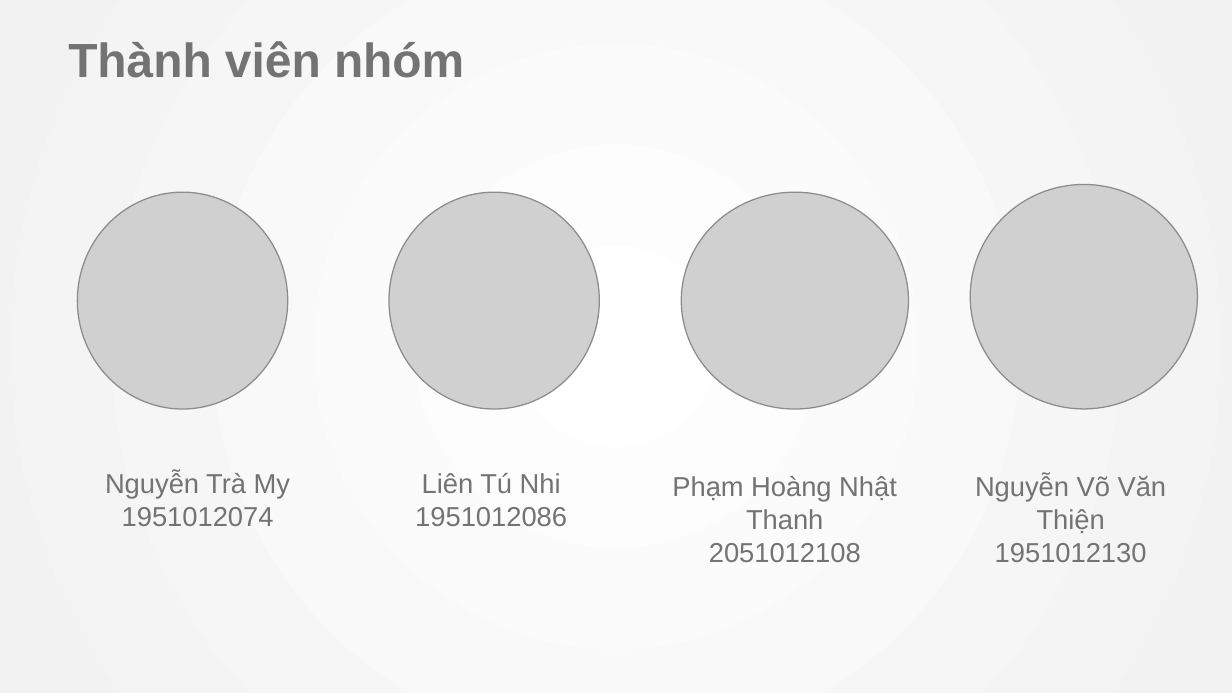
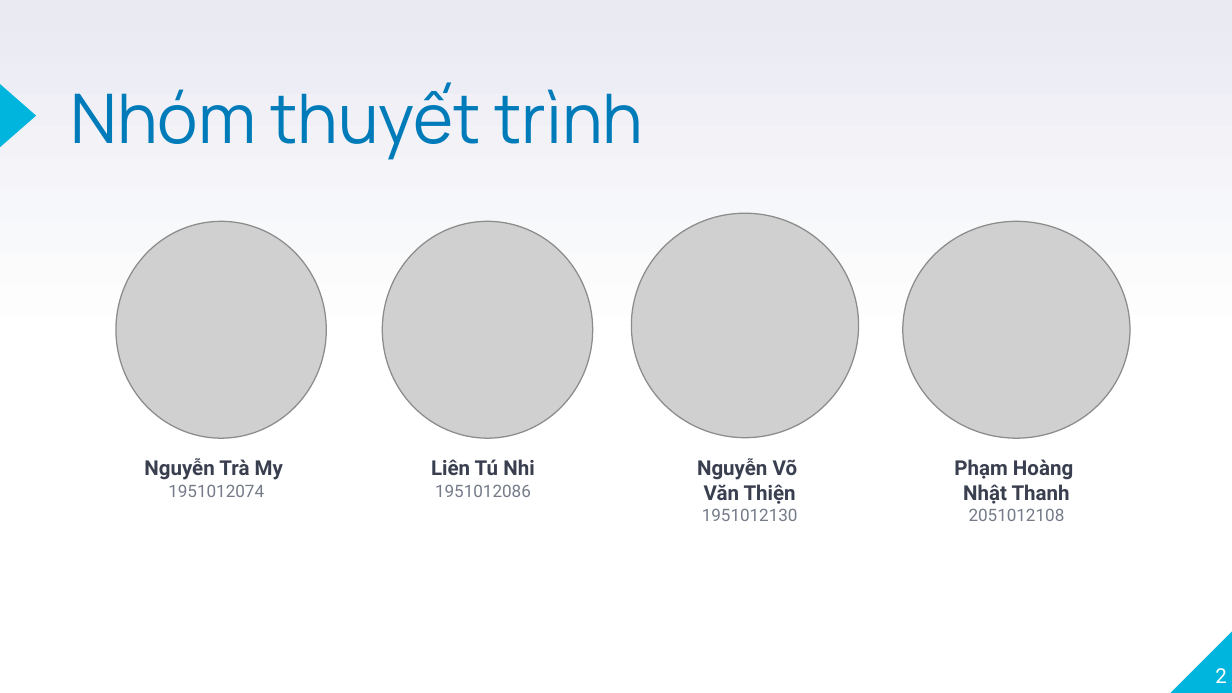
Before and after one commit to thanhphn2002/QuanLyPhongTro, a slide deck: slide 2 of QuanLyPhongTro.pptx. Drawn at 1232x693 pixels with LibreOffice and Linux fonts; fonts in the diff are those of the drawing; grey boxes stand for pictures; background and template pictures are left out. Boxes give left, top, right and bottom in pixels: in the first picture for what was removed or moved away, otherwise in the second. Text is boxed around its words. In the diff, an @@ line names an element or a change of style, - is before the commit and + after.

```diff
--- a/QuanLyPhongTro.pptx
+++ b/QuanLyPhongTro.pptx
@@ background gradient #FFFFFF to #F2F2F2 to gradient #FFFFFF to #E9EAF2 @@
@@ title removed at box(68, 41, 464, 78) @@
-Thành viên nhóm
@@ triangle added at box(0, 84, 36, 147), fill #00B5DD @@
@@ title added at box(71, 82, 643, 160), 40 pt, text #007BB9 @@
+Nhóm thuyết trình
@@ picture: place and size @@
-picture at box(78, 192, 288, 409)
+picture at box(116, 222, 326, 439)
@@ picture: place and size @@
-picture at box(389, 192, 600, 409)
+picture at box(382, 222, 593, 439)
@@ picture: place and size @@
-picture at box(971, 185, 1198, 409)
+picture at box(632, 213, 859, 437)
@@ picture: place and size @@
-picture at box(681, 192, 908, 409)
+picture at box(903, 222, 1130, 439)
@@ text "Nguyễn Trà My 1951012074": place and size @@
-text "Nguyễn Trà My 1951012074" at box(105, 473, 290, 526)
+text "Nguyễn Trà My 1951012074" at box(144, 458, 283, 497)
@@ text "Nguyễn Trà My 1951012074" at box(144, 458, 283, 497): size 16 to 12 pt, text colour #737373 to #3A3F50, bold on in "Nguyễn Trà My"; size 16 to 10 pt, text colour #737373 to #757B89 in "1951012074"; font Arial to Roboto; vertical alignment middle to top @@
@@ text at box(431, 459, 534, 497): text changed; size 16 to 10 pt; font Arial to Roboto; text colour #737373 to #757B89 @@
-Liên Tú Nhi
-1951012086
+Liên Tú Nhi
+1951012086
@@ vertical alignment middle to top in 3 elements at box(431, 459, 534, 497), box(954, 459, 1073, 521), box(697, 458, 798, 521) @@
@@ text at box(697, 458, 798, 521): text changed; size 16 to 12 pt; font Arial to Roboto; text colour #737373 to #3A3F50; bold on @@
-Nguyễn Võ Văn Thiện
-1951012130
+Nguyễn Võ
+Văn Thiện
+1951012130
@@ text at box(954, 459, 1073, 521): text changed; size 16 to 12 pt; font Arial to Roboto; text colour #737373 to #3A3F50; bold on @@
-Phạm Hoàng Nhật Thanh
-2051012108
+Phạm Hoàng
+Nhật Thanh
+2051012108
@@ right triangle added at box(1170, 630, 1232, 692), fill #00B5DD @@
@@ page number added at box(1215, 668, 1227, 683), 12 pt, text #FFFFFF @@
+2
```
Also in this commit, not shown: 8 other slides changed, 12 slides added, 14 slides removed, 13 other files.
